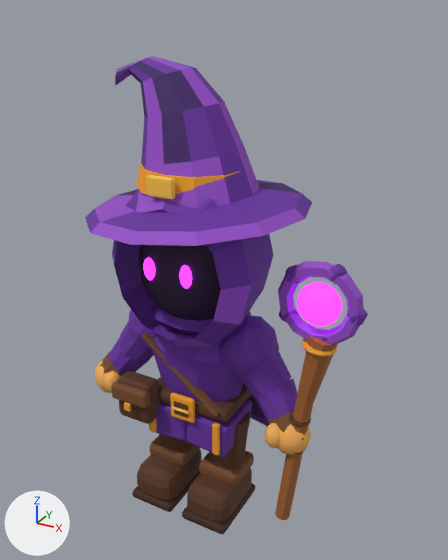
Before and after pictures for a commit that changed the glTF model src/Game/Assets/Authored/characters/mage.glb.
The view is the same before and after, from a 50 mm lens placed at (2.1, -3.47, 3.63), pointed at (0.17, 0.05, 1.88). Arrows for +X, +Y and +Z are at lower left; the lights stay in place. The picture after the commit comes second. Where no turn or scale is listed for an object, it has been applied to the vertices. Vertices at exactly the same position are counted once.

Objects in the first picture: 'Bent purple wizard hat', 'Chibi face', 'Glowing magic crystal', 'Open cloth hood', 'Oversized leather boot', 'Oversized leather boot.001', 'Purple staff head', 'Rounded tunic shoulder', 'Tapered tunic', 'Tunic skirt panel', 'Upper sleeve', 'Wizard staff shaft' and 41 more.
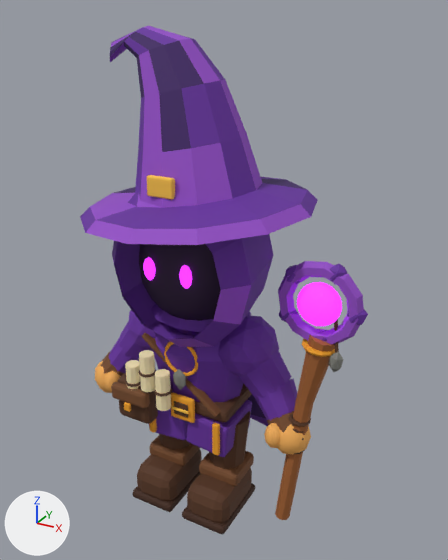
Pixel boxes [x1, y1, x2, y2] of what changed, in the pictures (448 x 560 px):
'Bent purple wizard hat', moved, rescaled (15% taller): before [85, 56, 312, 246]; after [80, 26, 318, 245]
'Woodland travel scroll.002', added (beige): after [155, 369, 171, 411]
'Woodland travel scroll.001', added (beige): after [139, 350, 155, 392]
'Woodland travel scroll', added: after [125, 360, 140, 389]
'Woodland scholar talisman chain', added: after [164, 341, 198, 376]
'Woodland staff carved seed charm', added: after [328, 352, 344, 372]
'Woodland carved talisman', added: after [173, 369, 186, 390]
'Woodland staff hanging charm cord', added (mostly hidden): after [334, 319, 339, 353]
'Woodland scroll tie.001', added: after [138, 369, 156, 378]
'Woodland scroll tie.002', added: after [154, 389, 172, 397]
'Woodland scroll tie', added: after [125, 381, 141, 387]

Edits to the bpy script that builds the scene:
```text
Add mat_stone:
    mat_stone = bpy.data.materials.new('stone')
    # uses the picture img_painted_stone_normal
    # uses the picture img_painted_stone_roughness
    # uses the picture img_vivid_painted_v1_a043754592d28d33d802271f
Change me_bent_purple_wizard_hat:
    remove me_bent_purple_wizard_hat.from_pydata(...)  # 96 vertices, 188 faces; spans x -0.77..0.77, y -0.77..0.77, z 2.33..3.35
    add me_bent_purple_wizard_hat.from_pydata(...)  # 96 vertices, 188 faces; spans x -0.81..0.81, y -0.79..0.79, z 2.33..3.53
    me_bent_purple_wizard_hat part 1: the whole mesh is scaled about its middle by (1.05, 1.03, 1.18), then moved by (0.0, 0.0, 0.09)
Add ob_woodland_staff_hanging_charm_cord:
    ob_woodland_staff_hanging_charm_cord = bpy.data.objects.new('Woodland staff hanging charm cord', me_woodland_staff_hanging_charm_cord)  # 12 vertices, 20 faces; spans x 0.198..0.265, y -0.05..0.01, z 0.716..0.996; in mat_leather (brown #57341d)
    ob_woodland_staff_hanging_charm_cord.location = (0.84, -0.12, 0.91)
Add ob_woodland_staff_carved_seed_charm:
    ob_woodland_staff_carved_seed_charm = bpy.data.objects.new('Woodland staff carved seed charm', me_woodland_staff_carved_seed_charm)  # 12 vertices, 20 faces; spans x 0.201..0.297, y -0.074..-0.006, z 0.599..0.758
    ob_woodland_staff_carved_seed_charm.location = (0.84, -0.12, 0.91)
Add ob_woodland_travel_scroll_002:
    ob_woodland_travel_scroll_002 = bpy.data.objects.new('Woodland travel scroll.002', me_woodland_travel_scroll_002)  # a 10-sided cylinder along z spanning x -0.175..-0.065, y -0.392..-0.288, z 0.95..1.24; in mat_cream (beige #fcebba)
    ob_woodland_travel_scroll_002.location = (0.0, 0.0, 0.0)
Add ob_woodland_travel_scroll_001:
    ob_woodland_travel_scroll_001 = bpy.data.objects.new('Woodland travel scroll.001', me_woodland_travel_scroll_001)  # a 10-sided cylinder along z spanning x -0.305..-0.195, y -0.392..-0.288, z 1.07..1.36; in mat_cream (beige #fcebba)
    ob_woodland_travel_scroll_001.location = (0.0, 0.0, 0.0)
Add ob_woodland_travel_scroll:
    ob_woodland_travel_scroll = bpy.data.objects.new('Woodland travel scroll', me_woodland_travel_scroll)  # a 10-sided cylinder along z spanning x -0.435..-0.325, y -0.392..-0.288, z 0.95..1.24; in mat_cream (beige #fcebba)
    ob_woodland_travel_scroll.location = (0.0, 0.0, 0.0)
Add ob_woodland_scroll_tie_002:
    ob_woodland_scroll_tie_002 = bpy.data.objects.new('Woodland scroll tie.002', me_woodland_scroll_tie_002)  # 60 vertices, 120 faces; spans x -0.187..-0.053, y -0.4037..-0.2763, z 1.0796..1.1004; in mat_leather (brown #57341d)
    ob_woodland_scroll_tie_002.location = (0.0, 0.0, 0.0)
Add ob_woodland_scroll_tie_001:
    ob_woodland_scroll_tie_001 = bpy.data.objects.new('Woodland scroll tie.001', me_woodland_scroll_tie_001)  # 60 vertices, 120 faces; spans x -0.317..-0.183, y -0.4037..-0.2763, z 1.1996..1.2204; in mat_leather (brown #57341d)
    ob_woodland_scroll_tie_001.location = (0.0, 0.0, 0.0)
Add ob_woodland_scroll_tie:
    ob_woodland_scroll_tie = bpy.data.objects.new('Woodland scroll tie', me_woodland_scroll_tie)  # 60 vertices, 120 faces; spans x -0.447..-0.313, y -0.4037..-0.2763, z 1.0796..1.1004; in mat_leather (brown #57341d)
    ob_woodland_scroll_tie.location = (0.0, 0.0, 0.0)
Add ob_woodland_scholar_talisman_chain:
    ob_woodland_scholar_talisman_chain = bpy.data.objects.new('Woodland scholar talisman chain', me_woodland_scholar_talisman_chain)  # 96 vertices, 192 faces; spans x -0.144..0.144, y -0.282..-0.258, z 1.216..1.504; in mat_gold (orange #f5a626)
    ob_woodland_scholar_talisman_chain.location = (0.0, 0.0, 0.0)
Add ob_woodland_carved_talisman:
    ob_woodland_carved_talisman = bpy.data.objects.new('Woodland carved talisman', me_woodland_carved_talisman)  # an icosphere of 20 faces spanning x -0.054..0.054, y -0.322..-0.278, z 1.11..1.29
    ob_woodland_carved_talisman.location = (0.0, 0.0, 0.0)
```
